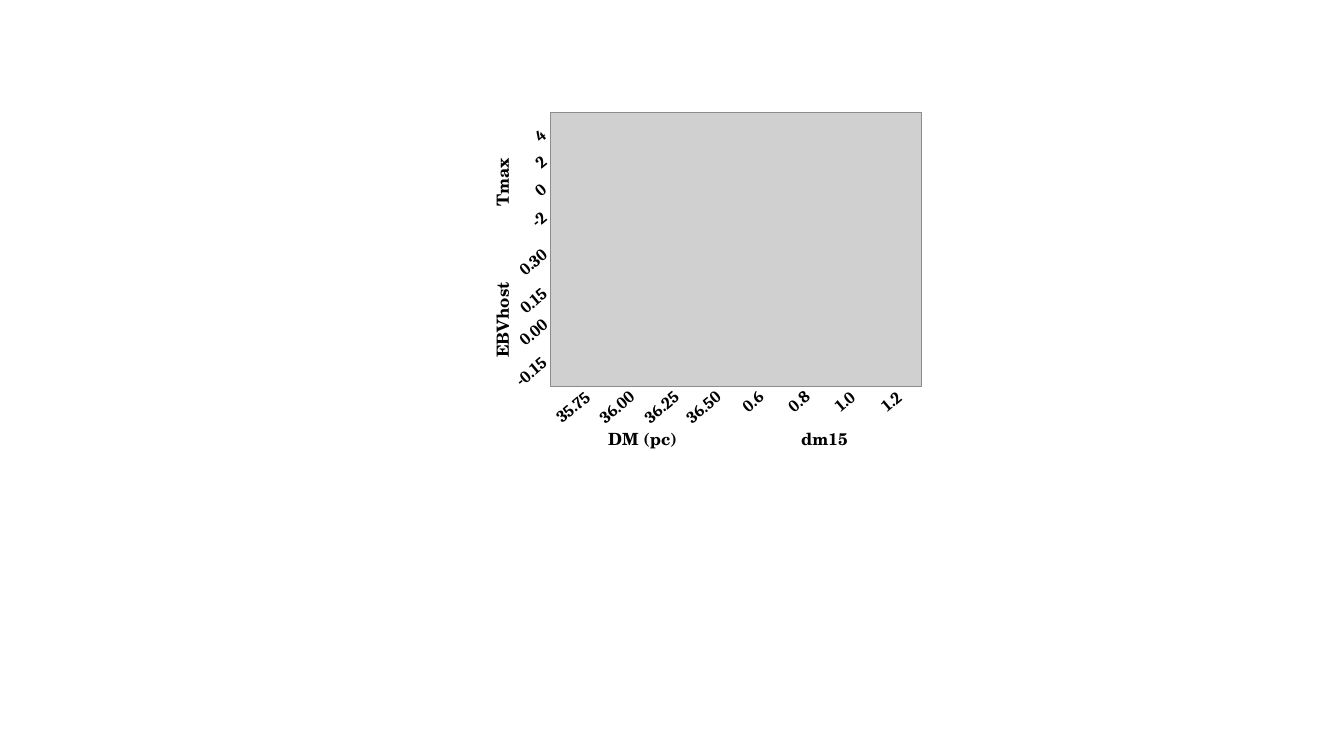
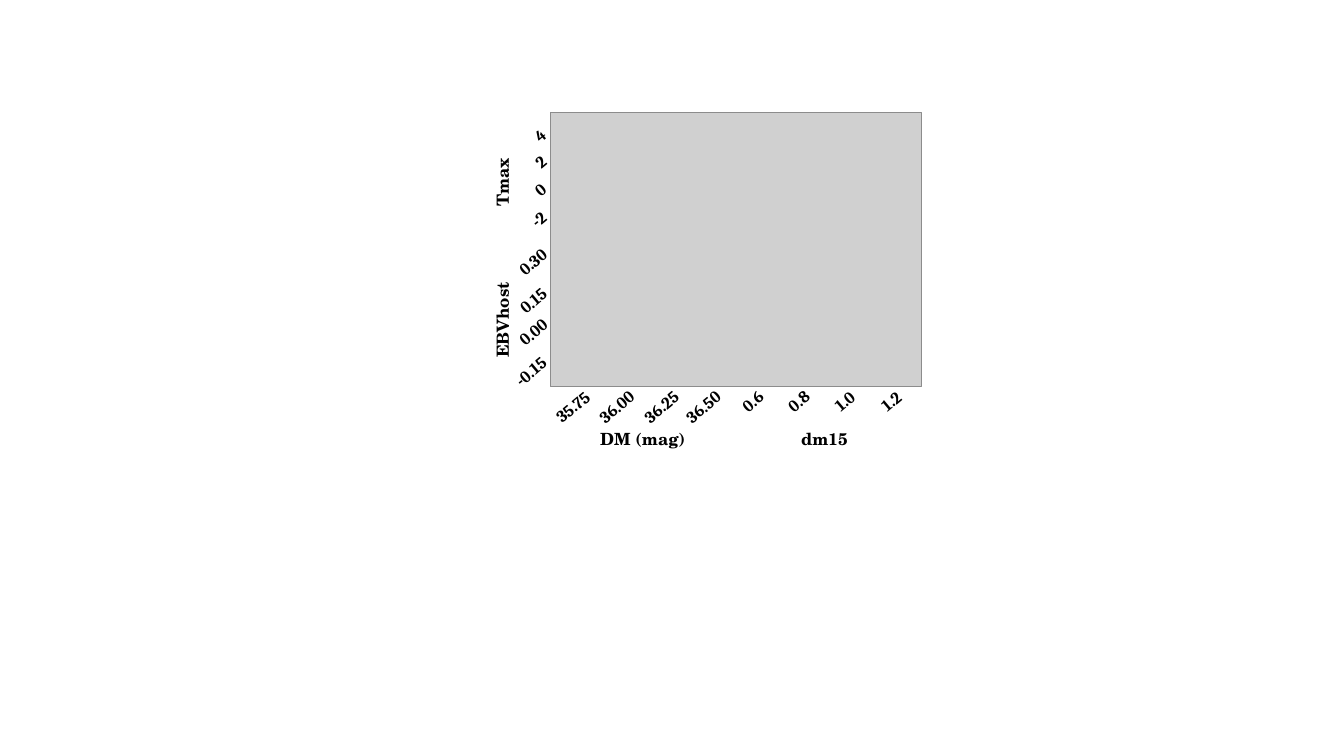
Before and after one commit to cao-jacky/degree_level3, a slide deck: slide 1 of laboratory_project/report/results/covariance/covariance.pptx. Drawn at 1344x756 pixels with LibreOffice and Linux fonts; fonts in the diff are those of the drawing; grey boxes stand for pictures. Boxes give left, top, right and bottom in pixels: in the first picture for what was removed or moved away, otherwise in the second. Text is boxed around its words. In the diff, an @@ line names an element or a change of style, - is before the commit and + after.

```diff
--- a/laboratory_project/report/results/covariance/covariance.pptx
+++ b/laboratory_project/report/results/covariance/covariance.pptx
@@ text at [600, 433, 685, 449]: text changed @@
-DM (pc)
+DM (mag)
```
Also in this commit, not shown: 1 slide added, 11 other files.
